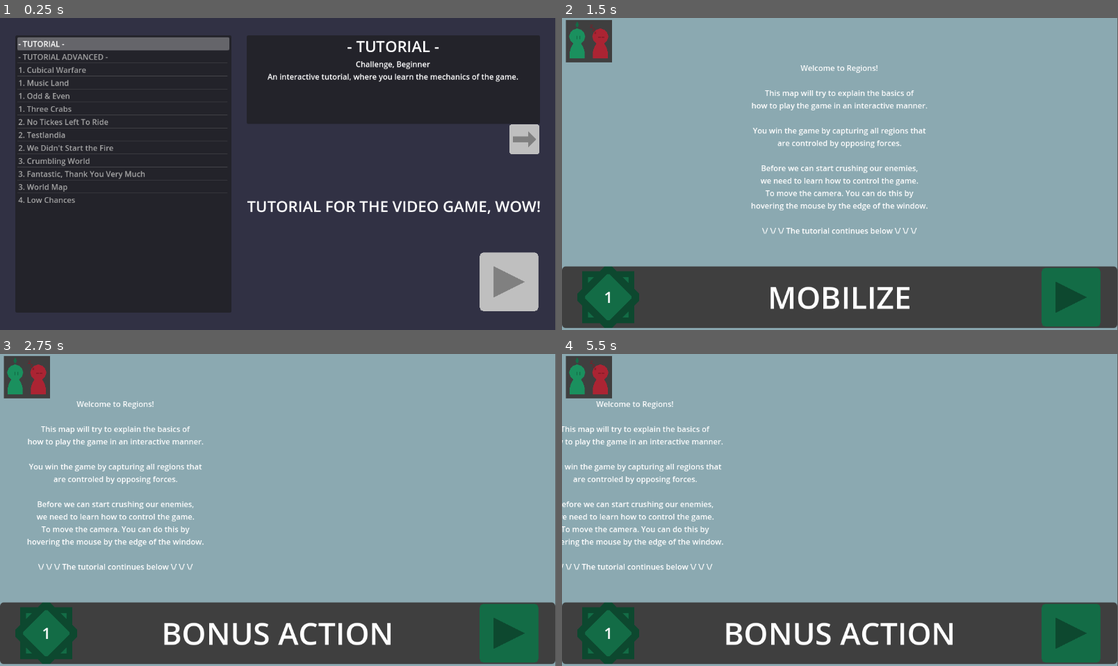
Above: before the commit, frames 1-4 (two rows, left to right).
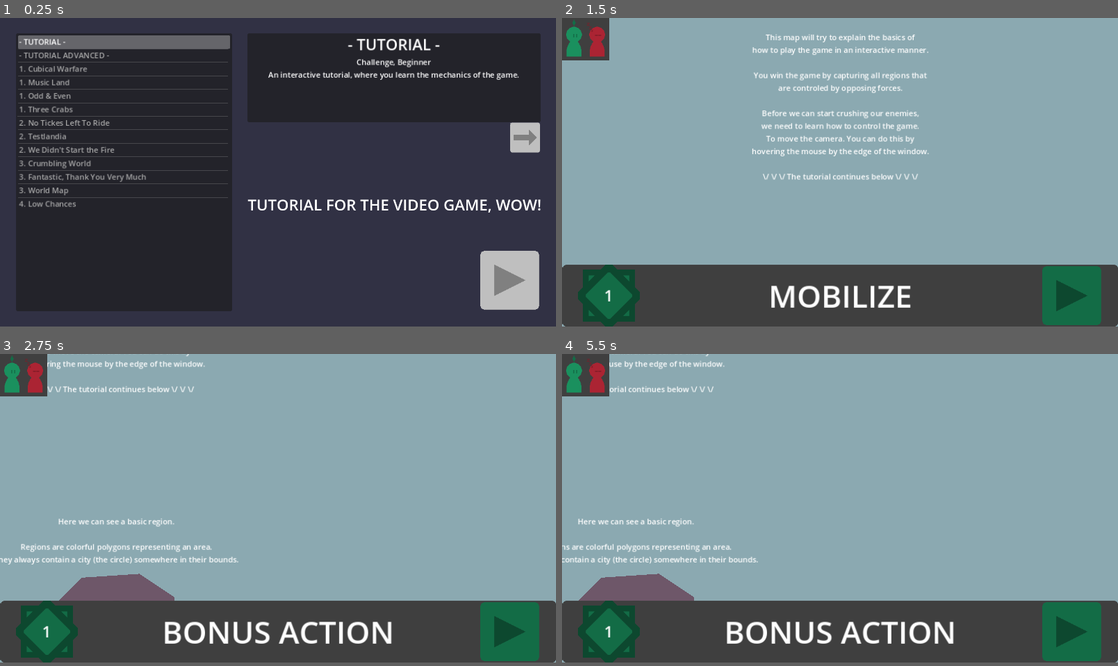
Above: after the commit, the same moments.

Repository: Tab-e-n/tabin_regions
Game: Godot game, scene res://setup_scene.tscn
Two runs of this game, one before a commit and one after it. Both use one fixed random seed, a clock stepped at 60 frames per second and the inputs below.
Inputs (mouse positions are in pixels of both pictures, inside the frame that each line leads up to):
- Up to frame 1 (0.25 s): no input
- Up to frame 2 (1.5 s): click (1073, 283) at 0.5 s; click (1073, 298) at 1.25 s
- Up to frame 3 (2.75 s): tap Enter at 2 s; move the mouse to (400, 494) at 2.02 s; hold Right (right) from 2.03 s (still down); click (400, 494) at 2.17 s
- Up to frame 4 (5.5 s): move the mouse to (728, 525) at 2.77 s; release Right (right) at 2.78 s; hold Down (down) 2.78-3.53 s; move the mouse to (895, 441) at 3.52 s; hold Right (right) 3.53-4.28 s; move the mouse to (812, 572) at 4.27 s; hold Up (up) 4.28-5.03 s; click (812, 572) at 4.42 s; move the mouse to (1006, 556) at 5.02 s; hold Left (left) from 5.03 s (still down)
In our replay, the window is 799x449 before the commit and 800x444 after it. These sizes can differ from the game's own. Grey fills any space a smaller window leaves; there, only what the larger window draws over its background counts as a difference.

The runs differ from the first frame. In frame 1, 7.5% of the frame differs, in the area x 2-98%, y 5-95%; in frame 2, 7.4%; in frame 3, 8.2%, in the area x 0-100%, y 0-100%; in frame 4, 7.8%.

Commit message:
New Colors

Diff:
--- a/GameCamera.gd
+++ b/GameCamera.gd
@@ -89,8 +89,15 @@
 
 
 func _ready_play_order():
-	$turn_order.polygon[2].x = PLAY_ORDER_SPACING * (region_control.align_amount - 1)
-	$turn_order.polygon[3].x = PLAY_ORDER_SPACING * (region_control.align_amount - 1)
+	var size : float = PLAY_ORDER_SPACING * (region_control.align_amount - 1)
+	$turn_order.polygon[2].x = size
+	$turn_order.polygon[3].x = size
+	var max_size : float = get_viewport_rect().size.x
+	print(size)
+	if size > max_size:
+		$turn_order.scale.x = max_size / size
+		$turn_order.scale.y = $turn_order.scale.x
+
 
 	var play_order : Array = region_control.player_order.duplicate()
 	for i in range(play_order.size()):
--- a/Maps/1._Music_Land.tscn
+++ b/Maps/1._Music_Land.tscn
@@ -9,7 +9,6 @@
 
 var connections : Array = [
 	[\"Cellar\", \"Act Right\"],
-	[\"Abstract\", \"Act Right\"],
 	[\"Cellar\", \"Clutterfunk\"],
 	[\"Abstract\", \"Clutterfunk\"],
 	[\"Abstract\", \"Crawling\"],
--- a/Maps/3._World_Map.tscn
+++ b/Maps/3._World_Map.tscn
@@ -7,14 +7,6 @@
 [sub_resource type="GDScript" id="GDScript_omqxc"]
 script/source = "extends Node
 
-@export var align_color : Array = [
-	Color(0,0,0,1),
-	Color(0,0,0,1),
-	Color(0,0,0,1),
-	Color(0,0,0,1),
-	Color(0,0,0,1),
-	Color(0,0,0,1),
-]
 
 var connections : Array = [
 	[\"Czechoslovakia\", \"Germany\"],
@@ -511,7 +503,6 @@
 
 func _ready():
 	get_parent().connections = connections.duplicate()
-#	get_parent().align_color = align_color.duplicate()
 	queue_free()
 "
 
@@ -521,7 +512,7 @@
 script = ExtResource("1_5aq8s")
 complexity = "Medium"
 lore = "The Classic. Some smaller countries had their territories combined together.  A lot of borders are fucky. This is the dumbest project i ever took up."
-align_amount = 16
+align_amount = 30
 city_size = 0.85
 
 [node name="Node" type="Node" parent="."]
@@ -536,6 +527,7 @@
 position = Vector2(-320, -1160)
 polygon = PackedVector2Array(-40, -8, -16, 32, 0, 32, 16, 16, 48, 24, 48, 40, 64, 48, 72, 40, 96, 40, 104, 32, 128, 32, 144, 16, 120, 8, 72, 8, 24, -24, -8, -24)
 script = ExtResource("3_b6jsf")
+is_capital = true
 
 [node name="Switzerland" type="Polygon2D" parent="."]
 position = Vector2(-424, -1096)
@@ -556,6 +548,8 @@
 position = Vector2(-296, -1416)
 polygon = PackedVector2Array(-56, 128, -40, 136, -24, 128, -8, 128, 8, 104, 8, 72, 40, 48, 16, 24, 16, 8, 32, -16, 72,  …(186 unchanged characters)…
 script = ExtResource("3_b6jsf")
+alignment = 18
+is_capital = true
 
 [node name="Norway" type="Polygon2D" parent="."]
 position = Vector2(-344, -1520)
@@ -601,6 +595,8 @@
 position = Vector2(-528, -1088)
 polygon = PackedVector2Array(16, 88, 16, 72, 24, 64, 48, 64, 56, 72, 72, 72, 88, 56, 72, 40, 88, 16, 64, 0, 88, -24, 96, -48, 72, -64, 0, -96, -40, -64, -64, -64, -64, -48, -120, -48, -120, -24, -104, -16, -88, -16, -64, 24, -72, 64, -64, 80, -32, 80, -16, 88)
 script = ExtResource("3_b6jsf")
+alignment = 3
+is_capital = true
 
 [node name="Netherlands, Belgium" type="Polygon2D" parent="."]
 position = Vector2(-488, -1216)
@@ -623,6 +619,7 @@
 position = Vector2(-640, -944)
 polygon = PackedVector2Array(-80, -88, 40, -80, 48, -64, 80, -64, 96, -56, 128, -56, 104, -24, 88, -24, 56, 8, 64, 32, 16, 72, -24, 72, -40, 88, -72, 64, -64, 40, -64, 0, -48, -40, -96, -64)
 script = ExtResource("3_b6jsf")
+is_capital = true
 
 [node name="Portugal" type="Polygon2D" parent="."]
 position = Vector2(-728, -944)
@@ -633,11 +630,14 @@
 position = Vector2(-592, -1216)
 polygon = PackedVector2Array(-64, 56, -48, 48, 48, 32, 40, 16, 56, 8, 48, -8, 32, -8, 32, -32, 0, -64, -24, -72, 8, -96, 0, -112, -24, -104, -24, -128, -48, -112, -64, -120, -80, -104, -64, -96, -56, -72, -40, -64, -48, -48, -24, -48, -24, -16, -40, -16, -56, 16, -24, 24, -48, 32)
 script = ExtResource("3_b6jsf")
+alignment = 2
 
 [node name="Ireland" type="Polygon2D" parent="."]
 position = Vector2(-696, -1232)
 polygon = PackedVector2Array(-40, 32, -16, 40, -8, 32, 32, 16, 32, -16, 40, -24, 40, -48, 0, -24, -24, -24, -24, 0, -16, 8, -40, 16)
 script = ExtResource("3_b6jsf")
+alignment = 2
+is_capital = true
 
 [node name="Iceland" type="Polygon2D" parent="."]
 position = Vector2(-816, -1464)
@@ -664,6 +664,7 @@
 position = Vector2(8, -1136)
 polygon = PackedVector2Array(-200, 8, -184, -8, -184, -24, -160, -40, -176, -64, -64, -56, -48, -72, -8, -72, 8, -56, 40, -32, 72, -32, 80, -24, 104, -24, 112, -8, 112, 16, 88, 40, 24, 56, -8, 56, -24, 40, -48, 56, -64, 40, -64, 32, -88, 8, -120, 8, -128, 16, -184, 16)
 script = ExtResource("3_b6jsf")
+is_capital = true
 
 [node name="Romania" type="Polygon2D" parent="."]
 position = Vector2(-136, -1080)
@@ -674,6 +675,7 @@
 position = Vector2(-240, -1048)
 polygon = PackedVector2Array(-96, -40, -96, -16, -88, -16, -64, 24, -40, 32, -8, 48, 16, 72, 24, 112, 40, 88, 80, 72, 104, 72, 120, 80, 128, 80, 136, 72, 168, 56, 168, 24, 144, 8, 136, 16, 72, 24, 64, 0, 48, 0, 32, -32, 64, -72, 48, -80, 24, -80, 16, -72, -8, -72, -16, -64, -32, -72, -48, -40)
 script = ExtResource("3_b6jsf")
+is_capital = true
 
 [node name="Mediterranean Sea" type="Polygon2D" parent="."]
 position = Vector2(-232, -832)
@@ -695,6 +697,8 @@
 position = Vector2(64, -928)
 polygon = PackedVector2Array(-184, -16, -160, 0, -160, 16, -144, 48, -128, 56, -104, 56, -96, 64, -72, 56, -40, 72, -8, …(203 unchanged characters)…
 script = ExtResource("3_b6jsf")
+alignment = 5
+is_capital = true
 
 [node name="Black Sea" type="Polygon2D" parent="."]
 position = Vector2(-8, -1024)
@@ -815,6 +819,8 @@
 position = Vector2(240, -600)
 polygon = PackedVector2Array(-168, -88, -168, -104, -144, -104, -112, -120, -112, -144, -128, -160, -88, -168, -64, -16 …(253 unchanged characters)…
 script = ExtResource("3_b6jsf")
+alignment = 9
+is_capital = true
 
 [node name="Persian Gulf" type="Polygon2D" parent="."]
 position = Vector2(384, -656)
@@ -835,6 +841,7 @@
 position = Vector2(440, -600)
 polygon = PackedVector2Array(-40, 0, -32, 32, 16, 40, 32, 24, 40, -8, 48, -24, 40, -32, 32, -24, 16, -8, 8, 16, -8, 8, -16, 0, -32, 8, -48, -8, -56, -32, -64, -40, -64, -24)
 script = ExtResource("3_b6jsf")
+is_capital = true
 
 [node name="Georgia, Armenia, Azerbaijan" type="Polygon2D" parent="."]
 position = Vector2(192, -992)
@@ -845,6 +852,8 @@
 position = Vector2(-16, -656)
 polygon = PackedVector2Array(-96, -104, -88, 112, 16, 112, 32, 104, 64, 104, 72, 120, 88, 120, 112, 80, 112, 64, 40, -64, 56, -56, 72, -24, 88, -32, 88, -64, 72, -96, 32, -96, 24, -104, 0, -104, -24, -88, -64, -104)
 script = ExtResource("3_b6jsf")
+alignment = 29
+is_capital = true
 
 [node name="Libya" type="Polygon2D" parent="."]
 position = Vector2(-264, -672)
@@ -1047,36 +1056,44 @@
 position = Vector2(312, 360)
 polygon = PackedVector2Array(-40, 24, -72, 72, -64, 128, -32, 152, -16, 136, 0, 128, 16, 88, 32, 32, 56, -32, 64, -72, 72, -128, 56, -152, 40, -144, 40, -120, 24, -104, 24, -88, -8, -64, -32, -64, -56, -24)
 script = ExtResource("3_b6jsf")
+is_capital = true
 
 [node name="New Zealand" type="Polygon2D" parent="."]
 position = Vector2(2488, 872)
 polygon = PackedVector2Array(-152, 88, -136, 96, -104, 96, -72, 72, -40, 48, -16, 40, 56, -8, 64, -16, 80, -8, 120, -40, 192, -88, 176, -96, 160, -88, 144, -104, 160, -120, 160, -136, 128, -168, 128, -144, 120, -88, 80, -64, 96, -40, 72, -24, 40, -32, 8, -8, -48, 32, -88, 40, -128, 64, -144, 72)
 script = ExtResource("3_b6jsf")
+is_capital = true
 
 [node name="Western Australia" type="Polygon2D" parent="."]
 position = Vector2(1704, 488)
 polygon = PackedVector2Array(208, -216, 168, 0, 128, 152, 88, 168, 48, 176, 0, 208, -40, 200, -104, 232, -128, 232, -15 …(289 unchanged characters)…
 script = ExtResource("3_b6jsf")
+alignment = 10
 
 [node name="South Australia" type="Polygon2D" parent="."]
 position = Vector2(1960, 616)
 polygon = PackedVector2Array(-88, -128, 112, -128, 96, -64, 56, 72, 32, 168, 16, 160, 16, 144, 24, 136, 24, 112, 8, 112, 16, 96, 8, 88, -8, 112, -8, 128, -24, 120, -8, 104, 8, 72, 0, 64, -16, 80, -32, 104, -40, 88, -32, 64, -40, 56, -40, 40, -80, 24, -128, 24)
 script = ExtResource("3_b6jsf")
+alignment = 10
 
 [node name="Northern Australia" type="Polygon2D" parent="."]
 position = Vector2(1960, 368)
 polygon = PackedVector2Array(-48, -96, -32, -96, -32, -104, -40, -112, -32, -128, -16, -144, 0, -152, 24, -152, 32, -168, 112, -152, 88, -128, 72, -96, 120, -64, 72, 120, -88, 120)
 script = ExtResource("3_b6jsf")
+alignment = 10
 
 [node name="Queensland" type="Polygon2D" parent="."]
 position = Vector2(2168, 432)
 polygon = PackedVector2Array(-112, 120, 56, 120, 80, 112, 112, 112, 152, 104, 160, 72, 144, 48, 128, 32, 128, 8, 112, 0 …(193 unchanged characters)…
 script = ExtResource("3_b6jsf")
+alignment = 10
+is_capital = true
 
 [node name="Victoria" type="Polygon2D" parent="."]
 position = Vector2(2048, 768)
 polygon = PackedVector2Array(104, 8, 80, -16, 72, -24, 56, -32, 40, -32, 8, -48, -8, -64, -32, -80, -56, 16, -32, 24, -16, 32, 8, 16, 16, 16, 24, 32, 40, 32, 64, 8)
 script = ExtResource("3_b6jsf")
+alignment = 10
 
 [node name="New South Wales" type="Polygon2D" parent="."]
 position = Vector2(2136, 640)
@@ -1112,27 +1129,33 @@
 position = Vector2(912, -376)
 polygon = PackedVector2Array(-64, -8, -56, -32, -24, -48, -16, -56, -16, -96, -8, -136, 8, -144, 48, -152, 56, -128, 56, -104, 48, -88, 56, -72, 96, -88, 136, -104, 80, -48, 56, -32, 48, -16, 56, 8, 56, 32, 48, 80, 16, 136, 0, 136, -16, 104, -24, 72, -40, 48, -56, 8)
 script = ExtResource("3_b6jsf")
+alignment = 12
 
 [node name="West India" type="Polygon2D" parent="."]
 position = Vector2(848, -544)
 polygon = PackedVector2Array(112, 16, 128, -8, 152, -16, 152, -32, 128, -40, 88, -56, 72, -88, 24, -104, 16, -88, 32, - …(279 unchanged characters)…
 script = ExtResource("3_b6jsf")
+alignment = 12
 
 [node name="North India" type="Polygon2D" parent="."]
 position = Vector2(848, -728)
 polygon = PackedVector2Array(0, -120, -24, -96, -64, -104, -56, -64, -24, -40, -80, 48, -104, 48, -112, 72, -80, 112, - …(217 unchanged characters)…
 script = ExtResource("3_b6jsf")
+alignment = 12
 
 [node name="East India" type="Polygon2D" parent="."]
 position = Vector2(1216, -688)
 offset = Vector2(-16, 24)
 polygon = PackedVector2Array(56, -24, 40, -24, 32, -32, 32, -40, 24, -48, 0, -48, -40, -16, -48, -16, -40, -8, -40, 8,  …(232 unchanged characters)…
 script = ExtResource("3_b6jsf")
+alignment = 12
 
 [node name="Central India" type="Polygon2D" parent="."]
 position = Vector2(1024, -600)
 polygon = PackedVector2Array(24, 120, 32, 104, 56, 96, 56, 72, 72, 64, 88, 64, 88, 32, 80, 24, 80, 8, 72, 0, 64, -40, 5 …(192 unchanged characters)…
 script = ExtResource("3_b6jsf")
+alignment = 12
+is_capital = true
 
 [node name="Bhutan" type="Polygon2D" parent="."]
 position = Vector2(1128, -664)
@@ -1164,11 +1187,14 @@
 position = Vector2(1632, -48)
 polygon = PackedVector2Array(-80, -56, -96, -32, -96, -16, -88, -8, -88, 8, -72, 16, -72, 40, -64, 56, -40, 56, -32, 64 …(243 unchanged characters)…
 script = ExtResource("3_b6jsf")
+alignment = 13
+is_capital = true
 
 [node name="Sulawesi" type="Polygon2D" parent="."]
 position = Vector2(1760, -8)
 polygon = PackedVector2Array(-16, 72, 0, 72, 0, 24, 8, 8, 16, 8, 24, 40, 40, 72, 48, 72, 56, 64, 56, 40, 32, 0, 32, -16 …(196 unchanged characters)…
 script = ExtResource("3_b6jsf")
+alignment = 13
 
 [node name="Java" type="Polygon2D" parent="."]
 position = Vector2(1544, 104)
@@ -1194,6 +1220,7 @@
 position = Vector2(1904, -24)
 polygon = PackedVector2Array(-24, 32, -32, 40, -24, 48, -16, 48, -8, 40, 48, 40, 56, 48, 64, 48, 64, 40, 56, 32, 24, 24, 16, 32, 8, 32, 16, 40, 0, 40, -8, 40, -16, 32, 1, -53, 16, -40, 8, -56, 24, -56, 8, -64, 24, -80, 8, -72, 8, -80, 24, -88, 16, -88, 0, -80, 0, -64, 0, -48, -16, 32)
 script = ExtResource("3_b6jsf")
+alignment = 13
 
 [node name="Papua New Guinea" type="Polygon2D" parent="."]
 position = Vector2(2216, 72)
@@ -1224,6 +1251,8 @@
 position = Vector2(1944, -848)
 polygon = PackedVector2Array(-120, 56, -104, 64, -96, 80, -80, 96, -72, 96, -72, 64, -88, 48, -80, 32, -64, 24, -64, 56 …(422 unchanged characters)…
 script = ExtResource("3_b6jsf")
+alignment = 6
+is_capital = true
 
 [node name="North Korea" type="Polygon2D" parent="."]
 position = Vector2(1712, -944)
@@ -1284,21 +1313,26 @@
 position = Vector2(-1688, 760)
 polygon = PackedVector2Array(-32, 88, -32, -48, -16, -48, 8, -64, 40, -56, 56, -24, 64, -16, 72, 0, 64, 16, 56, 32, 40, 40, 24, 40, 8, 48, -16, 40, -16, 48, -8, 56, -8, 80, -16, 88)
 script = ExtResource("3_b6jsf")
+alignment = 22
+is_capital = true
 
 [node name="Central Argentina" type="Polygon2D" parent="."]
 position = Vector2(-1728, 664)
 polygon = PackedVector2Array(64, -56, 56, -48, 48, -56, 24, -48, 40, -96, 0, -104, -16, -56, -24, -64, -48, -72, -72, -64, -72, -32, -56, -16, -56, 64, 8, 64, 8, 48, 24, 48, 48, 32, 80, 40, 64, 24)
 script = ExtResource("3_b6jsf")
+alignment = 22
 
 [node name="North Greater Argentina" type="Polygon2D" parent="."]
 position = Vector2(-1792, 520)
 polygon = PackedVector2Array(-88, -72, -72, -56, -88, -40, -96, -32, -96, 24, -104, 32, -104, 40, -72, 40, -56, 48, -40 …(296 unchanged characters)…
 script = ExtResource("3_b6jsf")
+alignment = 22
 
 [node name="Nuevo Cuyo" type="Polygon2D" parent="."]
 position = Vector2(-1832, 704)
 polygon = PackedVector2Array(48, 48, 0, 48, 0, 72, -24, 72, -40, 72, -48, 56, -48, 32, -48, -24, -56, -48, -64, -72, -64, -96, -72, -112, -72, -128, -64, -144, -32, -144, -16, -136, 0, -136, 32, -104, 32, -72, 48, -56)
 script = ExtResource("3_b6jsf")
+alignment = 22
 
 [node name="Falklands" type="Polygon2D" parent="."]
 position = Vector2(-1560, 1080)
@@ -1314,11 +1348,13 @@
 position = Vector2(-1760, 1016)
 polygon = PackedVector2Array(16, -56, -56, -48, -56, -16, -48, 0, -56, 16, -40, 40, -24, 48, -16, 64, 8, 80, 32, 88, 48, 72, 32, 64, 32, 56, 24, 48, 24, 40, 32, 32, 48, 24, 40, 16, 40, 0, 56, -16, 56, -24, 48, -32, 32, -40)
 script = ExtResource("3_b6jsf")
+alignment = 22
 
 [node name="Chubut" type="Polygon2D" parent="."]
 position = Vector2(-1784, 912)
 polygon = PackedVector2Array(40, 48, 40, 40, 48, 24, 56, 24, 64, 16, 64, 8, 56, -8, 64, -16, 80, -24, 80, -32, 72, -40, 56, -32, -72, -32, -48, 8, -40, 32, -32, 56)
 script = ExtResource("3_b6jsf")
+alignment = 22
 
 [node name="North Chile" type="Polygon2D" parent="."]
 position = Vector2(-1912, 448)
@@ -1339,6 +1375,7 @@
 position = Vector2(-1792, 816)
 polygon = PackedVector2Array(-80, -40, -72, -24, -72, 32, -64, 64, 64, 64, 56, 48, 40, 32, 56, 24, 72, 32, 72, -88, 8, -88, 8, -64, -40, -64, -40, -40)
 script = ExtResource("3_b6jsf")
+alignment = 22
 
 [node name="Caribbean" type="Polygon2D" parent="."]
 position = Vector2(-2000, -400)
@@ -1405,6 +1442,7 @@
 position = Vector2(-2128, -688)
 polygon = PackedVector2Array(-96, -40, -64, -40, -56, -24, -48, -24, -40, -32, -32, -32, -16, -16, -24, 8, -16, 40, 0, 64, 0, 72, 16, 72, 24, 56, 24, 0, 16, -48, -8, -48, -48, -56, -88, -56)
 script = ExtResource("3_b6jsf")
+alignment = 21
 
 [node name="Georgia" type="Polygon2D" parent="."]
 position = Vector2(-2128, -768)
@@ -1441,6 +1479,8 @@
 position = Vector2(-2432, -752)
 polygon = PackedVector2Array(-128, -8, -128, 0, -112, 16, -112, 40, -96, 48, -72, 32, -48, 32, -40, 72, -32, 104, -16, 112, 0, 112, 0, 96, 8, 80, 24, 64, 40, 64, 64, 40, 96, 32, 112, 0, 112, -40, 104, -40, 88, -48, 48, -48, 40, -56, 16, -56, 8, -64, 24, -104, -32, -104, -64, -8)
 script = ExtResource("3_b6jsf")
+alignment = 21
+is_capital = true
 
 [node name="Virginia" type="Polygon2D" parent="."]
 position = Vector2(-1992, -888)
@@ -1461,6 +1501,7 @@
 position = Vector2(-1912, -1008)
 polygon = PackedVector2Array(-88, 24, -16, 24, 0, 32, 0, 40, -16, 56, -16, 72, -40, 80, -24, 88, -24, 104, -8, 104, 0, 72, 8, 56, 8, 40, 40, 8, 40, -16, 56, -48, 24, -48, -8, -32, -24, -16, -56, -16, -72, -8, -64, 0, -88, 16)
 script = ExtResource("3_b6jsf")
+alignment = 8
 
 [node name="Pennsylvania" type="Polygon2D" parent="."]
 position = Vector2(-1968, -960)
@@ -1471,6 +1512,7 @@
 position = Vector2(-2064, -952)
 polygon = PackedVector2Array(56, -40, 8, -24, -32, -24, -48, 40, -40, 40, -32, 48, -16, 48, 0, 40, 8, 32, 16, 32, 32, 16)
 script = ExtResource("3_b6jsf")
+alignment = 21
 
 [node name="Kentucky" type="Polygon2D" parent="."]
 position = Vector2(-2128, -888)
@@ -1563,6 +1605,8 @@
 position = Vector2(-2672, -1096)
 polygon = PackedVector2Array(-80, 40, -24, 40, 0, 32, 48, 32, 80, -48, 0, -48, 0, -24, -16, -16, -16, -32, -32, -32, -40, -24, -56, 8)
 script = ExtResource("3_b6jsf")
+alignment = 8
+is_capital = true
 
 [node name="Utah" type="Polygon2D" parent="."]
 position = Vector2(-2592, -912)
@@ -1588,6 +1632,7 @@
 position = Vector2(-2768, -872)
 polygon = PackedVector2Array(-24, -104, 48, -104, 16, -32, 72, 40, 80, 64, 56, 96, 8, 96, 8, 80, -8, 64, -32, 56, -40, 24, -40, -16, -48, -32, -48, -64, -40, -88)
 script = ExtResource("3_b6jsf")
+alignment = 8
 
 [node name="Baja California" type="Polygon2D" parent="."]
 position = Vector2(-2736, -672)
@@ -1603,16 +1648,20 @@
 position = Vector2(-2528, -560)
 polygon = PackedVector2Array(-32, 104, -16, 88, 0, 96, 24, 56, 48, 32, 56, 32, 64, 16, 72, 16, 72, -24, 80, -56, 96, -80, 80, -80, 64, -88, 56, -120, 32, -96, 24, -80, 32, -64, 24, -48, 8, -56, -8, -56, -8, -40, -32, -40, -48, -8, -64, -8, -72, -16, -80, 0, -80, 24, -88, 48, -88, 64, -56, 96)
 script = ExtResource("3_b6jsf")
+alignment = 27
+is_capital = true
 
 [node name="South Mexico" type="Polygon2D" parent="."]
 position = Vector2(-2472, -456)
 polygon = PackedVector2Array(-88, 0, -48, 24, -24, 32, 0, 48, 24, 48, 40, 40, 64, 40, 72, 16, 64, -8, 40, -16, 24, -40, 24, -56, 16, -72, 16, -88, 8, -88, 0, -72, -8, -72, -32, -48, -56, -8, -72, -16)
 script = ExtResource("3_b6jsf")
+alignment = 27
 
 [node name="East Mexico" type="Polygon2D" parent="."]
 position = Vector2(-2312, -488)
 polygon = PackedVector2Array(-96, 72, -88, 48, -96, 24, -56, 16, -32, 8, -16, -16, -8, -40, 8, -40, 24, -48, 48, -48, 56, -40, 56, -32, 40, -16, 32, 8, 24, 16, 0, 40, -16, 40, -24, 32, -40, 48, -32, 56, -24, 72, -48, 72, -64, 88, -64, 104)
 script = ExtResource("3_b6jsf")
+alignment = 27
 
 [node name="Newfoundland" type="Polygon2D" parent="."]
 position = Vector2(-1536, -1136)
@@ -1633,11 +1682,14 @@
 position = Vector2(-1800, -1184)
 polygon = PackedVector2Array(-120, 0, -144, 88, -136, 112, -88, 128, -24, 128, -24, 120, -16, 120, 32, 64, 40, 72, 56,  …(506 unchanged characters)…
 script = ExtResource("3_b6jsf")
+alignment = 11
 
 [node name="Ontario" type="Polygon2D" parent="."]
 position = Vector2(-2032, -1184)
 polygon = PackedVector2Array(-176, 32, -160, 16, -144, -8, -120, -40, 40, -120, 64, -104, 80, -96, 88, -88, 112, -96, 1 …(347 unchanged characters)…
 script = ExtResource("3_b6jsf")
+alignment = 11
+is_capital = true
 
 [node name="Manitoba" type="Polygon2D" parent="."]
 position = Vector2(-2176, -1280)
@@ -1694,6 +1746,7 @@
 position = Vector2(-2784, -1488)
 polygon = PackedVector2Array(256, -72, 40, 104, 56, 120, 64, 136, 88, 136, 112, 168, 112, 208, 104, 224, 88, 232, 96, 2 …(1068 unchanged characters)…
 script = ExtResource("3_b6jsf")
+is_capital = true
 
 [node name="Canada Northwest Territories 1" type="Polygon2D" parent="."]
 position = Vector2(-2424, -1456)
@@ -1715,6 +1768,7 @@
 offset = Vector2(104, 88)
 polygon = PackedVector2Array(232, 136, -248, 136, -296, 120, -360, 96, -392, 80, -360, 80, -264, 88, -144, 88, -120, 80 …(904 unchanged characters)…
 script = ExtResource("3_b6jsf")
+is_capital = true
 
 [node name="Chilean Antarctic" type="Polygon2D" parent="."]
 position = Vector2(-1568, 1584)
--- a/Region.gd
+++ b/Region.gd
@@ -1,5 +1,9 @@
 extends Polygon2D
 class_name Region
+
+
+const TEXTURE_SIZE : Vector2 = Vector2(1024, 1024)
+
 
 @export var alignment : int = 0
 
@@ -10,9 +14,12 @@
 
 @export var connections : Dictionary = {}
 
+
 @onready var region_control : RegionControl = get_parent()
 
+
 var city : City = City.new()
+
 
 func _ready():
 	city.is_capital = is_capital
--- a/RegionControl.gd
+++ b/RegionControl.gd
@@ -20,22 +20,43 @@
 
 @export var align_amount : int = 3
 @export var align_color : Array = [
-		Color("625775"),
+		Color("625775"), # purplish gray
+
 		Color("a72b37"), # red
 		Color("368d61"), # green
 		Color("2b7dba"), # blue
-		Color("ae5b15"), # gold
+		Color("ae5b15"), # orange
 		Color("8927a8"), # purple
-		Color("ed858d"), # pink
+
+		Color("ed858d"), # salmon
+		Color("c5ebbf"), # pistachio
+		Color("213775"), # navy
+		Color("a58260"), # dirt
+		Color("dd4f96"), # magenta
+
+		Color("deaac7"), # pink
+		Color("6da63d"), # vibrant green
+		Color("7795ed"), # teal
+		Color("d09f15"), # gold
+		Color("b177c9"), # lavender
+
+		Color("7a0e43"), # violet
+		Color("395621"), # grass
+		Color("556aa2"), # denim
+		Color("d7e06b"), # yellow
+		Color("895870"), # dim lavender
+
+		Color("3f0628"), # dark red
 		Color("7ded92"), # lime
-		Color("7795ed"), # teal
-		Color("d7e06b"), # yellow
-		Color("d7cac0"), # silver
-		Color("dd4f96"), # magenta
-		Color("395621"), # grass
-		Color("213775"), # navy
+		Color("2b4456"), # swamp
+		Color("d7cac0"), # tan
+		Color("828387"), # gray
+
 		Color("673a2b"), # brown
-		Color("3f0628"), # violet
+		Color("4e543a"), # tank
+		Color("b6b7eb"), # silver
+		Color("eda75b"), # sandstorm
+		Color("305d4d"), # dark green
 ]
 @export var connections : Array = []
 @export var city_size : float = 1
--- a/main.tscn
+++ b/main.tscn
@@ -57,7 +57,7 @@
 vertical_alignment = 1
 
 [node name="turn_order" type="Polygon2D" parent="GameCamera"]
-position = Vector2(-568, -280)
+position = Vector2(-576, -280)
 color = Color(0.247059, 0.247059, 0.247059, 1)
 polygon = PackedVector2Array(0, -40, 0, 48, 64, 48, 64, -40)
 
--- a/project.godot
+++ b/project.godot
@@ -22,7 +22,8 @@
 
 [display]
 
-window/size/resizable=false
+window/size/viewport_height=640
+window/stretch/mode="canvas_items"
 
 [filesystem]
 
